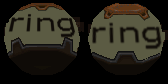
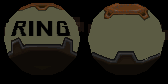
Comparing the layer stacks of the two 168 × 84 images. Changes:
removed layer "ring #1" over left=91, top=22, right=162, bottom=50
added layer "Pasted Layer" above "logo" over left=56, top=21, right=71, bottom=36
renamed "ring" to "logo", painted on it over left=8, top=13, right=76, bottom=38
painted on "skin.pcx" over left=10, top=7, right=164, bottom=60
